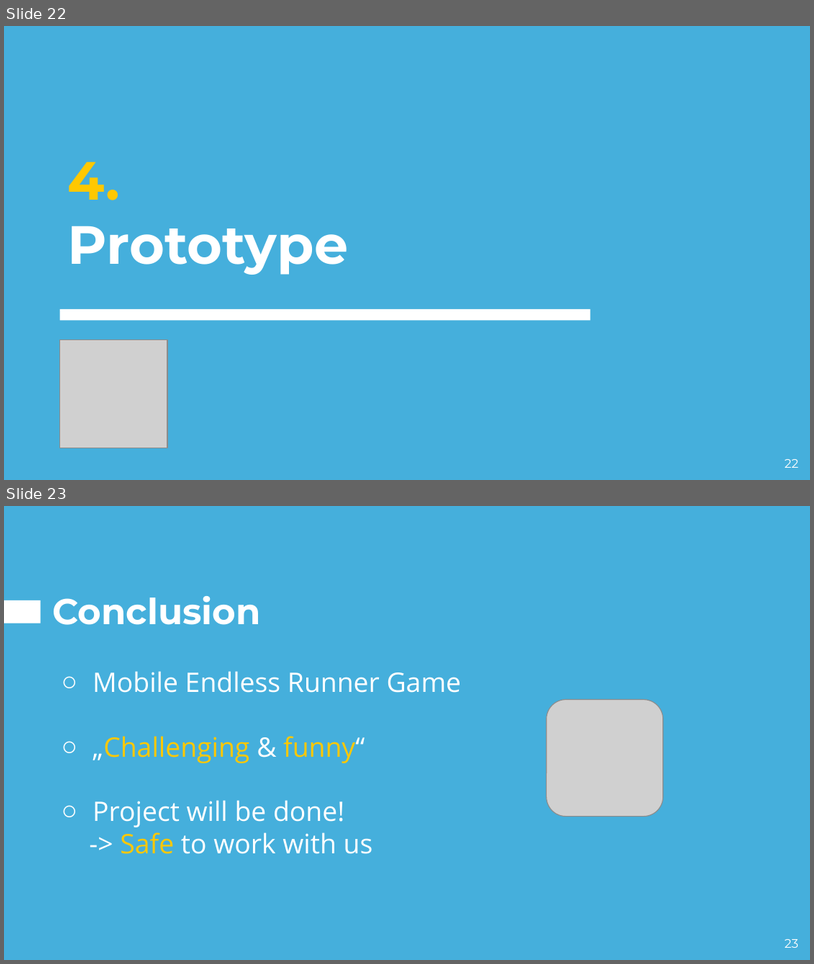
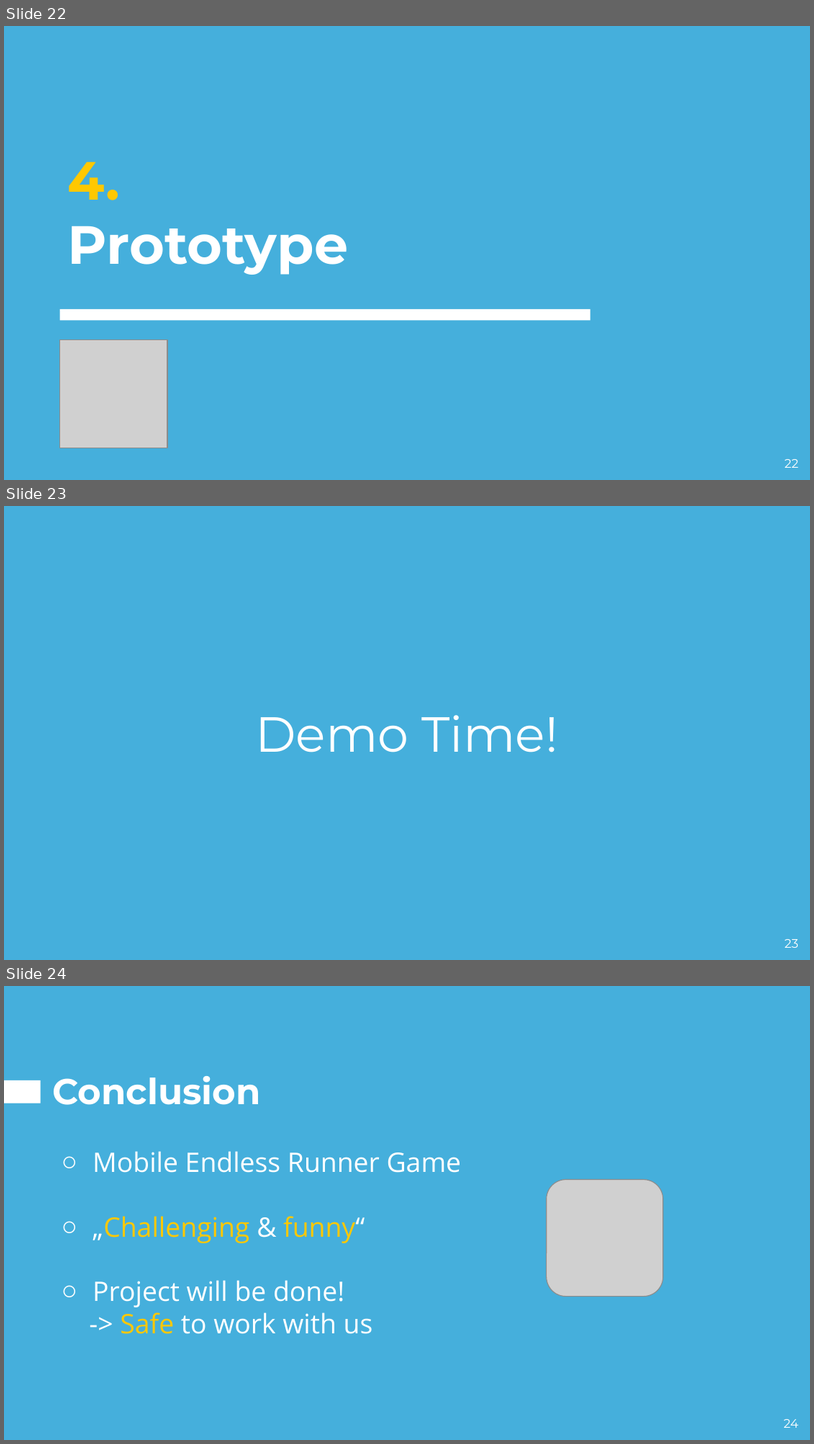
Before and after one commit to hakrrr/Giranimo, a slide deck: Presentation/Pitch.pptx. Shown one above the other, each under a label of ours: slides 22 and 23 before the commit, slides 22, 23 and 24 after it. The pictures are 814x964 and 814x1444 pixels, drawn with LibreOffice and Linux fonts; fonts in the diff are those of the drawing; grey boxes stand for pictures. Boxes give left, top, right and bottom in pixels: in the first picture for what was removed or moved away, otherwise in the second. Text is boxed around its words. In the diff, an @@ line names an element or a change of style, - is before the commit and + after.

Commit message:
Small changes
GDD and presentation

```diff
--- a/Presentation/Pitch.pptx
+++ b/Presentation/Pitch.pptx
@@ slide 23 added at <box>4,506,810,960</box>, background #45AFDC @@
@@ text added at <box>255,715,558,752</box>, 44 pt, text #FFFFFF @@
+Demo Time!
@@ page number added at <box>785,939,799,947</box>, 11 pt, text #FFFFFF @@
+23
@@ what was slide 23 is now slide 24 @@
@@ page number at <box>784,1419,799,1427</box>: text changed @@
-23
+24
```
Also in this commit, not shown: 7 other files.
